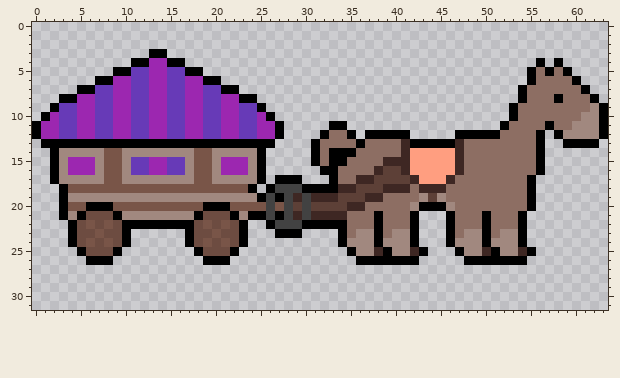
Pixel-art sprite -- assets/trailer_idle_right_0.png. Above, as it was before the edit.
The file is 192x96 pixels, drawn in blocks of 3x3; one block is one cell here.
Now the later version:
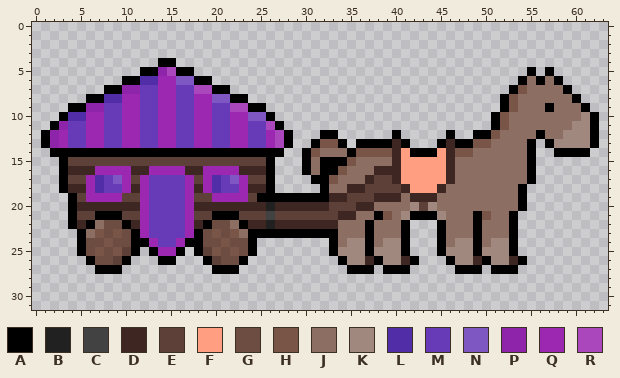
Palette (. is transparent): A #000000  B #212121  C #424242  D #3e2723  E #5d4037  F #ff9e80  G #6d4c41  H #795548  J #8d6e63  K #a1887f  L #512da8  M #673ab7  N #7e57c2  P #8e24aa  Q #9c27b0  R #ab47bc
What changed:
@@ x 0..63 @@
  2 ................................................................
- 3 .............AA.................................................
- 4 ...........AAQQAA.......................................A.A.....
- 5 .........AAMMQQMMAA....................................AJAJA....
- 6 .......AAQQMMQQMMQQAA..................................AJJJJA...
- 7 .....AAMMQQMMQQMMQQMMAA...............................AJJJJJJA..
- 8 ...AAQQMMQQMMQQMMQQMMQQAA.............................AJJJAJJJA.
- 9 ..AMMQQMMQQMMQQMMQQMMQQMMA...........................AJJJJJJJJKA
-10 .AQMMQQMMQQMMQQMMQQMMQQMMQA..........................AJJJJJJJKKA
-11 AQQMMQQMMQQMMQQMMQQMMQQMMQQA.....AA.................AJJJJAJJKKKA
-12 AQQMMQQMMQQMMQQMMQQMMQQMMQQA....AJJA.AAAAA.....AAAAAJJJJA.AKKKKA
-13 .AAAAAAAAAAAAAAAAAAAAAAAAAA....AJJJJAJJJJDAAAAADJJJJJJJJA..AAAA.
-14 ..AKKKKKHHKKKKKKKKHHKKKKKA.....AJAAAJJJJJDFFFFFDJJJJJJJJA.......
-15 ..AKQQQKHHKMMQQMMKHHKQQQKA.....AJAAJJJJDDDFFFFFDJJJJJJJJA.......
-16 ..AKQQQKHHKMMQQMMKHHKQQQKA......AAJJJJDEEDFFFFFDJJJJJJJJA.......
-17 ..AKKKKKHHKKKKKKKKHHKKKKKA.AAA...AJJDDEEEEDFFFDJJJJJJJJA........
-18 ...AHHHHHHHHHHHHHHHHHHHHA.ACCCAAAADDEEEDDDJDDDJJJJJJJJJA........
-19 ...AKKKKKKKKKKKKKKKKKKKKKACACDCDDDEEEDDJJJJKEKJJJJJJJJJA........
-20 ...AHHAAAHHHHHHHHHHAAAHHHHCHCECEEEEDDJJJJJKAAAKJJJJJJJJA........
-21 ...AKAGGGAKKKKKKKKAGGGAKAACACDCDDDDJJJAJJJA...AJJJAJJJA.........
-22 ....AGHGHGAAAAAAAAGHGHGA..ACCCAAAAAJJJAJJJA...AJJJAJJJA.........
-23 ....AGGHGGA......AGGHGGA...AAA....AJKKAJKKA...AJKKAJKKA.........
-24 ....AGHGHGA......AGHGHGA..........AKKKAKKKA...AKKKAKKKA.........
-25 .....AGGGA........AGGGA............AKKDAKKDA...AKKDAKKDA........
-26 ......AAA..........AAA..............AAAAAAA.....AAAAAAA.........
-27 ................................................................
+ 3 ................................................................
+ 4 ..............AA................................................
+ 5 ............AAPRAA.....................................A.A......
+ 6 ..........AALLQQNNAA..................................AJAJA.....
+ 7 ........AAPPMMQQMMRRAA...............................AHJJJJA....
+ 8 ......AALLQQMMQQMMQQNNAA............................AHJJJJJJA...
+ 9 ....AAPPMMQQMMQQMMQQMMRRAA..........................AHJJJAJJJA..
+10 ...ALLQQMMQQMMQQMMQQMMQQNNA........................AHJJJJJJJJKA.
+11 ..APMMQQMMQQMMQQMMQQMMQQMMRA.......................AHJJJJJJJKKA.
+12 .APQMMQQMMQQMMQQMMQQMMQQMMQRA...AA......A.....A..AAHJJJJAJJKKKA.
+13 .APQMMQQMMQQMMQQMMQQMMQQMMQRA..AHHA.AAAADA...ADAAHHJJJJA.AKKKKA.
+14 ..AAAAAAAAAAAAAAAAAAAAAAAAAA..AHJJJAHHHHDFAAAFDHHJJJJJJA..AAAA..
+15 ...AEEEEEEEEEEEEEEEEEEEEEEA...AJAAAHJJJJDFFFFFDJJJJJJJJA........
+16 ...ADDDQQQQDDQQQQDDQQQQDDDA...AJAAHJJJDDDFFFFFDJJJJJJJJA........
+17 ...AEEQLMNQEQMMMMQEQLMNQEEA....AAHJJJDEEDFFFFFDJJJJJJJJA........
+18 ...ADDQLMMQDQMMMMQDQLMMQDDA.....AJJDDEEEEDFFFDJJJJJJJJA.........
+19 ....AEQQQQEEQMMMMQEEQQQQEAAAAAAAADDEEEDDDJDDDJJJJJJJJJA.........
+20 ....ADDDDDDDQMMMMQDDDDDDDDBDDDDDDEEEDDJJJJKEKJJJJJJJJJA.........
+21 ....AEEAAAEEQMMMMQEEAAAEEECEEEEEEEDDJJAHJKAAAKJJJAHJJA..........
+22 ....ADAJGGADQMMMMQDAGGJADDBDDDDDDDJJJAJJJA...AJJJAJJJA..........
+23 .....AJHGHGAQMMMMQAGHGHJAAAAAAAAAAJJJAJJJA...AJJJAJJJA..........
+24 .....AGGHGGAAQMMQAAGGHGGA........AJKKAJKKA...AJKKAJKKA..........
+25 .....AGHGHEA.AQQA.AEHGHGA........AKKKAKKKA...AKKKAKKKA..........
+26 ......AGGEA...AA...AEGGA..........AKKDAKKDA...AKKDAKKDA.........
+27 .......AAA..........AAA............AAA.AAA.....AAA.AAA..........
 28 ................................................................
Pixel boxes of the changes (left, top, right, bottom) in both pictures:
changed: (32, 49, 608, 274)
